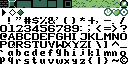
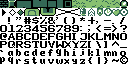
Before/after of a 128 x 64 layered artwork. What changed in the layer stack:
added layer "Placeholder" above "Environment" over [56, 8, 80, 16]
renamed "Window" to "Menu", moved it above "Text", painted on it over [24, 8, 103, 16]
